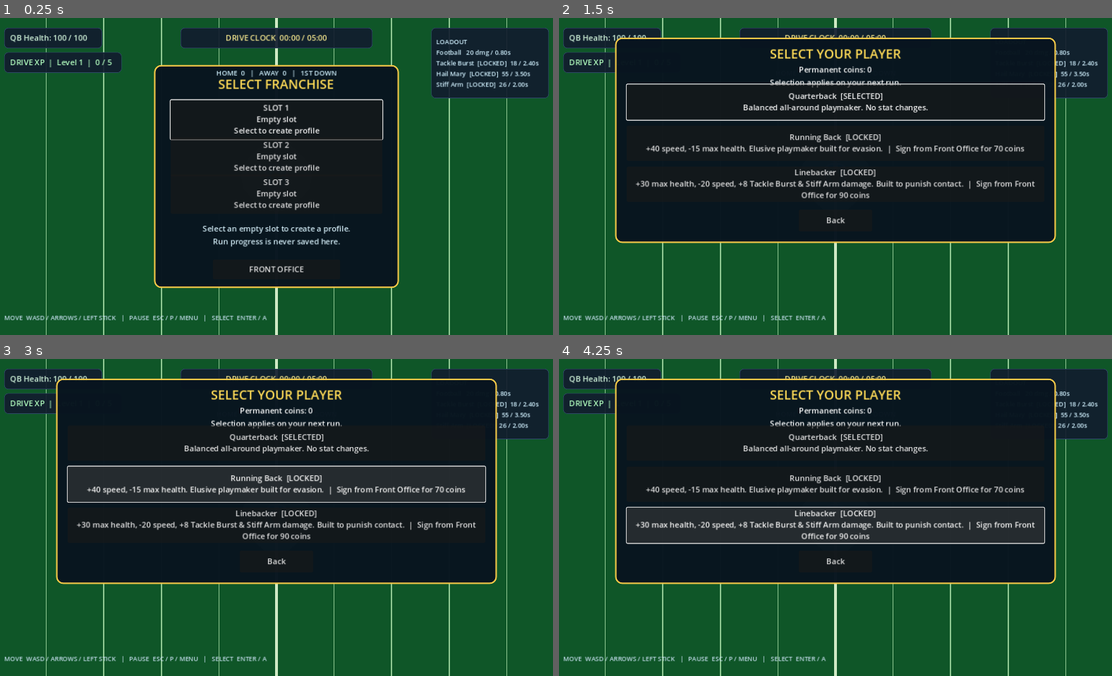
Above: before the commit, frames 1-4 (two rows, left to right).
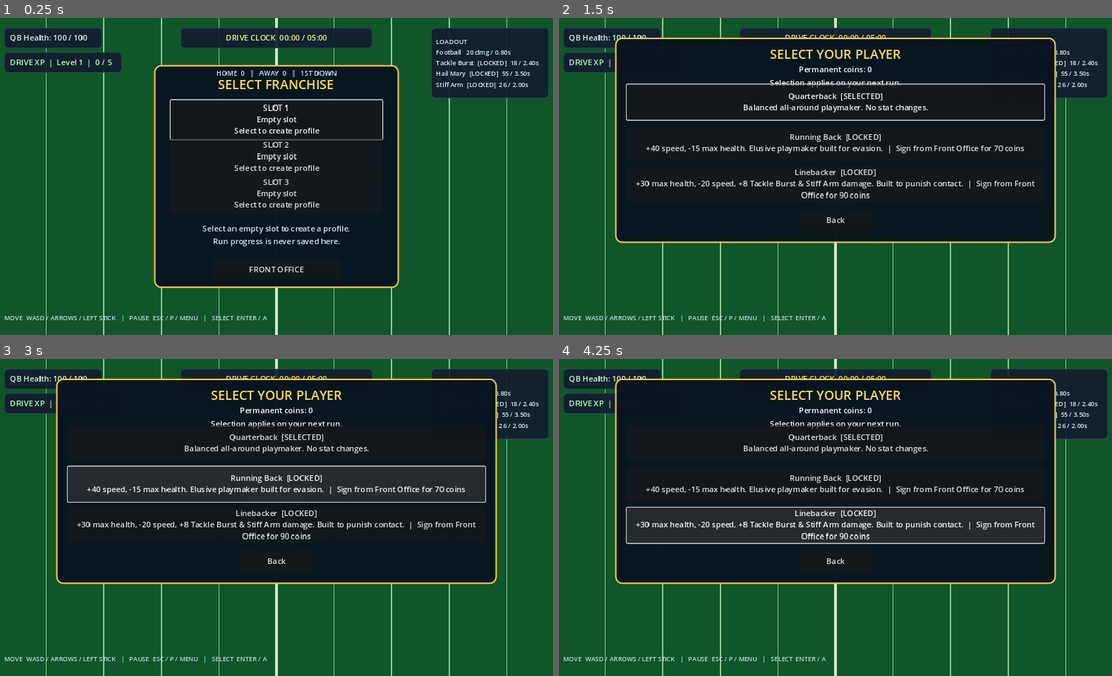
Above: after the commit, the same moments.

Repository: bulmaspanties/Football-Survivation
Game: Godot game, scene res://scenes/Main.tscn
Same seed, same stepped clock (60 frames per second), same inputs: the game is played once before the commit and once after it.
Inputs:
- Up to frame 1 (0.25 s): no input
- Up to frame 2 (1.5 s): click "SLOT 1 Empty slot Select to c…" at 0.5 s; click "Change Character" at 1.25 s
- Up to frame 3 (3 s): click "Quarterback [SELECTED] Balanc…" at 2 s; click "Running Back [LOCKED] +40 spe…" at 2.75 s
- Up to frame 4 (4.25 s): click "Linebacker [LOCKED] +30 max h…" at 3.5 s

The runs differ from the first frame. In frame 1, 2.7% of the frame differs, in the area x 0-98%, y 5-96%; in frame 2, 3.0%; in frame 3, 3.0%; in frame 4, 3.0%.

Commit message:
Add sprite-import scaffolding and AnimatedSprite2D procedural fallback
- Create assets/sprites/ directory hierarchy with placeholder .gitkeep files and README documentation for player characters, enemy roles, boss, and maps.
- Configure default canvas texture filtering to nearest-neighbor in project.godot for pixel art assets.
- Refactor Player, Enemy archetypes (Defender, Runner, Thrower, Blocker, Coach), and Boss scenes to include AnimatedSprite2D with SpriteFrames.
- Implement procedural visual fallbacks in player.gd and enemy.gd when sprite textures are not populated, preserving CI validity and visual functionality.
- Document sprite format, 48x48 frame sizing, anchor points, animation tracks, and folder structure in README.md.

Co-authored-by: Copilot App <223556219+Copilot@users.noreply.github.com>

Diff:
--- a/project.godot
+++ b/project.godot
@@ -24,6 +24,7 @@
 
 [rendering]
 
+textures/canvas_textures/default_texture_filter=0
 renderer/rendering_method="gl_compatibility"
 renderer/rendering_method.mobile="gl_compatibility"
 environment/defaults/default_clear_color=Color(0.035, 0.055, 0.09, 1)
--- a/scenes/Blocker.tscn
+++ b/scenes/Blocker.tscn
@@ -19,6 +19,29 @@
 corner_radius_bottom_right = 8
 corner_radius_bottom_left = 8
 
+[sub_resource type="SpriteFrames" id="SpriteFrames_blocker"]
+animations = [{
+"frames": [],
+"loop": true,
+"name": &"idle",
+"speed": 5.0
+}, {
+"frames": [],
+"loop": true,
+"name": &"run",
+"speed": 8.0
+}, {
+"frames": [],
+"loop": false,
+"name": &"hit",
+"speed": 10.0
+}, {
+"frames": [],
+"loop": false,
+"name": &"death",
+"speed": 10.0
+}]
+
 [node name="Blocker" type="CharacterBody2D"]
 collision_layer = 2
 collision_mask = 1
@@ -37,6 +60,11 @@
 [node name="CollisionShape2D" type="CollisionShape2D" parent="."]
 shape = SubResource("RectangleShape2D_blocker")
 
+[node name="AnimatedSprite2D" type="AnimatedSprite2D" parent="."]
+visible = false
+sprite_frames = SubResource("SpriteFrames_blocker")
+animation = &"idle"
+
 [node name="Visual" type="Panel" parent="."]
 offset_left = -22.0
 offset_top = -22.0
--- a/scenes/Boss.tscn
+++ b/scenes/Boss.tscn
@@ -19,6 +19,29 @@
 corner_radius_bottom_right = 30
 corner_radius_bottom_left = 30
 
+[sub_resource type="SpriteFrames" id="SpriteFrames_boss"]
+animations = [{
+"frames": [],
+"loop": true,
+"name": &"idle",
+"speed": 5.0
+}, {
+"frames": [],
+"loop": true,
+"name": &"run",
+"speed": 8.0
+}, {
+"frames": [],
+"loop": false,
+"name": &"hit",
+"speed": 10.0
+}, {
+"frames": [],
+"loop": false,
+"name": &"death",
+"speed": 10.0
+}]
+
 [node name="Boss" type="CharacterBody2D"]
 collision_layer = 2
 collision_mask = 1
@@ -36,6 +59,11 @@
 
 [node name="CollisionShape2D" type="CollisionShape2D" parent="."]
 shape = SubResource("CircleShape2D_boss")
+
+[node name="AnimatedSprite2D" type="AnimatedSprite2D" parent="."]
+visible = false
+sprite_frames = SubResource("SpriteFrames_boss")
+animation = &"idle"
 
 [node name="Visual" type="Panel" parent="."]
 offset_left = -30.0
--- a/scenes/Coach.tscn
+++ b/scenes/Coach.tscn
@@ -18,6 +18,29 @@
 corner_radius_top_right = 15
 corner_radius_bottom_right = 15
 corner_radius_bottom_left = 15
+
+[sub_resource type="SpriteFrames" id="SpriteFrames_coach"]
+animations = [{
+"frames": [],
+"loop": true,
+"name": &"idle",
+"speed": 5.0
+}, {
+"frames": [],
+"loop": true,
+"name": &"run",
+"speed": 8.0
+}, {
+"frames": [],
+"loop": false,
+"name": &"hit",
+"speed": 10.0
+}, {
+"frames": [],
+"loop": false,
+"name": &"death",
+"speed": 10.0
+}]
 
 [node name="Coach" type="CharacterBody2D"]
 collision_layer = 2
@@ -41,6 +64,11 @@
 [node name="CollisionShape2D" type="CollisionShape2D" parent="."]
 shape = SubResource("CircleShape2D_coach")
 
+[node name="AnimatedSprite2D" type="AnimatedSprite2D" parent="."]
+visible = false
+sprite_frames = SubResource("SpriteFrames_coach")
+animation = &"idle"
+
 [node name="Visual" type="Panel" parent="."]
 offset_left = -15.0
 offset_top = -15.0
--- a/scenes/Enemy.tscn
+++ b/scenes/Enemy.tscn
@@ -19,6 +19,29 @@
 corner_radius_bottom_right = 16
 corner_radius_bottom_left = 16
 
+[sub_resource type="SpriteFrames" id="SpriteFrames_enemy"]
+animations = [{
+"frames": [],
+"loop": true,
+"name": &"idle",
+"speed": 5.0
+}, {
+"frames": [],
+"loop": true,
+"name": &"run",
+"speed": 8.0
+}, {
+"frames": [],
+"loop": false,
+"name": &"hit",
+"speed": 10.0
+}, {
+"frames": [],
+"loop": false,
+"name": &"death",
+"speed": 10.0
+}]
+
 [node name="Enemy" type="CharacterBody2D"]
 collision_layer = 2
 collision_mask = 1
@@ -28,6 +51,11 @@
 
 [node name="CollisionShape2D" type="CollisionShape2D" parent="."]
 shape = SubResource("CircleShape2D_enemy")
+
+[node name="AnimatedSprite2D" type="AnimatedSprite2D" parent="."]
+visible = false
+sprite_frames = SubResource("SpriteFrames_enemy")
+animation = &"idle"
 
 [node name="Visual" type="Panel" parent="."]
 offset_left = -16.0
--- a/scenes/Player.tscn
+++ b/scenes/Player.tscn
@@ -23,6 +23,29 @@
 corner_radius_bottom_right = 12
 corner_radius_bottom_left = 12
 
+[sub_resource type="SpriteFrames" id="SpriteFrames_player"]
+animations = [{
+"frames": [],
+"loop": true,
+"name": &"idle",
+"speed": 5.0
+}, {
+"frames": [],
+"loop": true,
+"name": &"run",
+"speed": 8.0
+}, {
+"frames": [],
+"loop": false,
+"name": &"hit",
+"speed": 10.0
+}, {
+"frames": [],
+"loop": false,
+"name": &"death",
+"speed": 10.0
+}]
+
 [node name="Player" type="CharacterBody2D"]
 collision_layer = 1
 collision_mask = 11
@@ -30,6 +53,11 @@
 
 [node name="CollisionShape2D" type="CollisionShape2D" parent="."]
 shape = SubResource("CapsuleShape2D_player")
+
+[node name="AnimatedSprite2D" type="AnimatedSprite2D" parent="."]
+visible = false
+sprite_frames = SubResource("SpriteFrames_player")
+animation = &"idle"
 
 [node name="Visual" type="Panel" parent="."]
 offset_left = -18.0
--- a/scenes/Runner.tscn
+++ b/scenes/Runner.tscn
@@ -19,6 +19,29 @@
 corner_radius_bottom_right = 5
 corner_radius_bottom_left = 5
 
+[sub_resource type="SpriteFrames" id="SpriteFrames_runner"]
+animations = [{
+"frames": [],
+"loop": true,
+"name": &"idle",
+"speed": 5.0
+}, {
+"frames": [],
+"loop": true,
+"name": &"run",
+"speed": 8.0
+}, {
+"frames": [],
+"loop": false,
+"name": &"hit",
+"speed": 10.0
+}, {
+"frames": [],
+"loop": false,
+"name": &"death",
+"speed": 10.0
+}]
+
 [node name="Runner" type="CharacterBody2D"]
 collision_layer = 2
 collision_mask = 1
@@ -34,6 +57,11 @@
 
 [node name="CollisionShape2D" type="CollisionShape2D" parent="."]
 shape = SubResource("CircleShape2D_runner")
+
+[node name="AnimatedSprite2D" type="AnimatedSprite2D" parent="."]
+visible = false
+sprite_frames = SubResource("SpriteFrames_runner")
+animation = &"idle"
 
 [node name="Visual" type="Panel" parent="."]
 offset_left = -13.0
--- a/scenes/Thrower.tscn
+++ b/scenes/Thrower.tscn
@@ -20,6 +20,29 @@
 corner_radius_bottom_right = 7
 corner_radius_bottom_left = 7
 
+[sub_resource type="SpriteFrames" id="SpriteFrames_thrower"]
+animations = [{
+"frames": [],
+"loop": true,
+"name": &"idle",
+"speed": 5.0
+}, {
+"frames": [],
+"loop": true,
+"name": &"run",
+"speed": 8.0
+}, {
+"frames": [],
+"loop": false,
+"name": &"hit",
+"speed": 10.0
+}, {
+"frames": [],
+"loop": false,
+"name": &"death",
+"speed": 10.0
+}]
+
 [node name="Thrower" type="CharacterBody2D"]
 collision_layer = 2
 collision_mask = 1
@@ -41,6 +64,11 @@
 [node name="CollisionShape2D" type="CollisionShape2D" parent="."]
 shape = SubResource("CircleShape2D_thrower")
 
+[node name="AnimatedSprite2D" type="AnimatedSprite2D" parent="."]
+visible = false
+sprite_frames = SubResource("SpriteFrames_thrower")
+animation = &"idle"
+
 [node name="Visual" type="Panel" parent="."]
 offset_left = -15.0
 offset_top = -15.0
--- a/scripts/enemy.gd
+++ b/scripts/enemy.gd
@@ -36,6 +36,27 @@
 var _support_feedback_remaining := 0.0
 var _attack_warning_remaining := 0.0
 @onready var _visual: CanvasItem = $Visual
+@onready var _animated_sprite: AnimatedSprite2D = get_node_or_null("AnimatedSprite2D")
+
+func has_sprite_art() -> bool:
+	if not is_instance_valid(_animated_sprite) or _animated_sprite.sprite_frames == null:
+		return false
+	var frames := _animated_sprite.sprite_frames
+	for anim_name in ["idle", "run", "hit", "death"]:
+		if frames.has_animation(anim_name) and frames.get_frame_count(anim_name) > 0:
+			return true
+	return false
+
+func _sync_visual_mode() -> void:
+	var use_sprite := has_sprite_art()
+	if is_instance_valid(_animated_sprite):
+		_animated_sprite.visible = use_sprite
+	if is_instance_valid(_visual):
+		_visual.visible = not use_sprite
+	for child_name in ["Helmet", "Crown", "Label", "Visor", "SpeedMark", "Arm", "Shield", "Whistle"]:
+		var child_node := get_node_or_null(child_name)
+		if is_instance_valid(child_node) and child_node is CanvasItem:
+			(child_node as CanvasItem).visible = not use_sprite
 
 func _ready() -> void:
 	health = max_health
@@ -43,6 +64,7 @@
 	_support_base_contact_damage = contact_damage
 	_update_palette_color()
 	SettingsManager.palette_changed.connect(_update_palette_color)
+	_sync_visual_mode()
 
 func _update_palette_color() -> void:
 	if not is_instance_valid(_visual) or not (_visual is Panel):
@@ -68,14 +90,27 @@
 func _physics_process(delta: float) -> void:
 	_hit_flash_remaining = maxf(_hit_flash_remaining - delta, 0.0)
 	_attack_warning_remaining = maxf(_attack_warning_remaining - delta, 0.0)
-	if _hit_flash_remaining > 0.0:
-		_visual.modulate = Color(1.0, 0.72, 0.72, 1.0)
-	elif _attack_warning_remaining > 0.0:
-		_visual.modulate = Color(1.0, 0.75, 0.35, 1.0)
-	elif role == "support" and _support_feedback_remaining > 0.0:
-		_visual.modulate = Color(0.8, 1.0, 0.7, 1.0)
-	else:
-		_visual.modulate = Color(1.0, 1.0, 1.0, 1.0)
+	var active_visual: CanvasItem = _animated_sprite if has_sprite_art() else _visual
+	if is_instance_valid(active_visual):
+		if _hit_flash_remaining > 0.0:
+			active_visual.modulate = Color(1.0, 0.72, 0.72, 1.0)
+		elif _attack_warning_remaining > 0.0:
+			active_visual.modulate = Color(1.0, 0.75, 0.35, 1.0)
+		elif role == "support" and _support_feedback_remaining > 0.0:
+			active_visual.modulate = Color(0.8, 1.0, 0.7, 1.0)
+		else:
+			active_visual.modulate = Color(1.0, 1.0, 1.0, 1.0)
+
+	if has_sprite_art():
+		if velocity.length_squared() > 10.0:
+			if _animated_sprite.animation != "run":
+				_animated_sprite.play("run")
+			if velocity.x != 0.0:
+				_animated_sprite.flip_h = velocity.x < 0.0
+		else:
+			if _animated_sprite.animation != "idle":
+				_animated_sprite.play("idle")
+
 	_contact_cooldown_remaining = maxf(_contact_cooldown_remaining - delta, 0.0)
 	_ranged_cooldown_remaining = maxf(_ranged_cooldown_remaining - delta, 0.0)
 	_support_cooldown_remaining = maxf(_support_cooldown_remaining - delta, 0.0)
@@ -144,6 +179,8 @@
 		queue_free()
 	else:
 		_hit_flash_remaining = 0.1
+		if has_sprite_art() and _animated_sprite.sprite_frames.has_animation("hit") and _animated_sprite.sprite_frames.get_frame_count("hit") > 0:
+			_animated_sprite.play("hit")
 		AudioManager.play_cue("enemy_hit")
 
 func apply_support_buff(source: Node, duration: float, speed_multiplier: float, damage_multiplier: float) -> void:
--- a/scripts/player.gd
+++ b/scripts/player.gd
@@ -25,7 +25,32 @@
 var _damage_cooldown_remaining := 0.0
 var _feedback_remaining := 0.0
 @onready var _visual: CanvasItem = $Visual
+@onready var _jersey_stripe: CanvasItem = get_node_or_null("JerseyStripe")
+@onready var _football_mark: CanvasItem = get_node_or_null("FootballMark")
 @onready var _role_label: Label = $RoleLabel
+@onready var _animated_sprite: AnimatedSprite2D = get_node_or_null("AnimatedSprite2D")
+
+func has_sprite_art() -> bool:
+	if not is_instance_valid(_animated_sprite) or _animated_sprite.sprite_frames == null:
+		return false
+	var frames := _animated_sprite.sprite_frames
+	for anim_name in ["idle", "run", "hit", "death"]:
+		if frames.has_animation(anim_name) and frames.get_frame_count(anim_name) > 0:
+			return true
+	return false
+
+func _sync_visual_mode() -> void:
+	var use_sprite := has_sprite_art()
+	if is_instance_valid(_animated_sprite):
+		_animated_sprite.visible = use_sprite
+	if is_instance_valid(_visual):
+		_visual.visible = not use_sprite
+	if is_instance_valid(_jersey_stripe):
+		_jersey_stripe.visible = not use_sprite
+	if is_instance_valid(_football_mark):
+		_football_mark.visible = not use_sprite
+	if is_instance_valid(_role_label):
+		_role_label.visible = not use_sprite
 
 func _ready() -> void:
 	add_to_group("player")
@@ -33,10 +58,23 @@
 	health_changed.emit(health, max_health)
 	experience_changed.emit(experience, experience_to_next_level, level)
 	SettingsManager.palette_changed.connect(_update_character_visual)
+	_sync_visual_mode()
 
 func _physics_process(delta: float) -> void:
 	_feedback_remaining = maxf(_feedback_remaining - delta, 0.0)
-	_visual.modulate = Color(1.0, 0.45, 0.45, 1.0) if _feedback_remaining > 0.0 else Color.WHITE
+	var feedback_active := _feedback_remaining > 0.0
+	if has_sprite_art():
+		_animated_sprite.modulate = Color(1.0, 0.45, 0.45, 1.0) if feedback_active else Color.WHITE
+		if velocity.length_squared() > 10.0:
+			if _animated_sprite.animation != "run":
+				_animated_sprite.play("run")
+			if velocity.x != 0.0:
+				_animated_sprite.flip_h = velocity.x < 0.0
+		else:
+			if _animated_sprite.animation != "idle":
+				_animated_sprite.play("idle")
+	else:
+		_visual.modulate = Color(1.0, 0.45, 0.45, 1.0) if feedback_active else Color.WHITE
 	_damage_cooldown_remaining = maxf(_damage_cooldown_remaining - delta, 0.0)
 	var input_vector := Input.get_vector("move_left", "move_right", "move_up", "move_down")
 	_knockback_velocity = _knockback_velocity.move_toward(Vector2.ZERO, 900.0 * delta)
@@ -49,12 +87,16 @@
 	_damage_cooldown_remaining = damage_cooldown
 	health = maxf(health - amount, 0.0)
 	_feedback_remaining = 0.22
+	if has_sprite_art() and _animated_sprite.sprite_frames.has_animation("hit") and _animated_sprite.sprite_frames.get_frame_count("hit") > 0:
+		_animated_sprite.play("hit")
 	SettingsManager.rumble(0.4, 0.7, 0.2)
 	damage_taken.emit(amount)
 	health_changed.emit(health, max_health)
 	if health <= 0.0:
 		velocity = Vector2.ZERO
 		set_physics_process(false)
+		if has_sprite_art() and _animated_sprite.sprite_frames.has_animation("death") and _animated_sprite.sprite_frames.get_frame_count("death") > 0:
+			_animated_sprite.play("death")
 		SettingsManager.rumble(0.5, 0.7, 0.35)
 		died.emit()
 
Not shown, changed: README.md
Not shown, added: assets/sprites/README.md
Not shown, added: assets/sprites/boss/elite/.gitkeep
Not shown, added: assets/sprites/enemies/blocker/.gitkeep
Not shown, added: assets/sprites/enemies/coach/.gitkeep
Not shown, added: assets/sprites/enemies/defender/.gitkeep
Not shown, added: assets/sprites/enemies/runner/.gitkeep
Not shown, added: assets/sprites/enemies/thrower/.gitkeep
Not shown, added: assets/sprites/maps/bluegrass_field/.gitkeep
Not shown, added: assets/sprites/maps/classic_field/.gitkeep
Not shown, added: assets/sprites/player/linebacker/.gitkeep
Not shown, added: assets/sprites/player/quarterback/.gitkeep
(and 1 more such lines)
